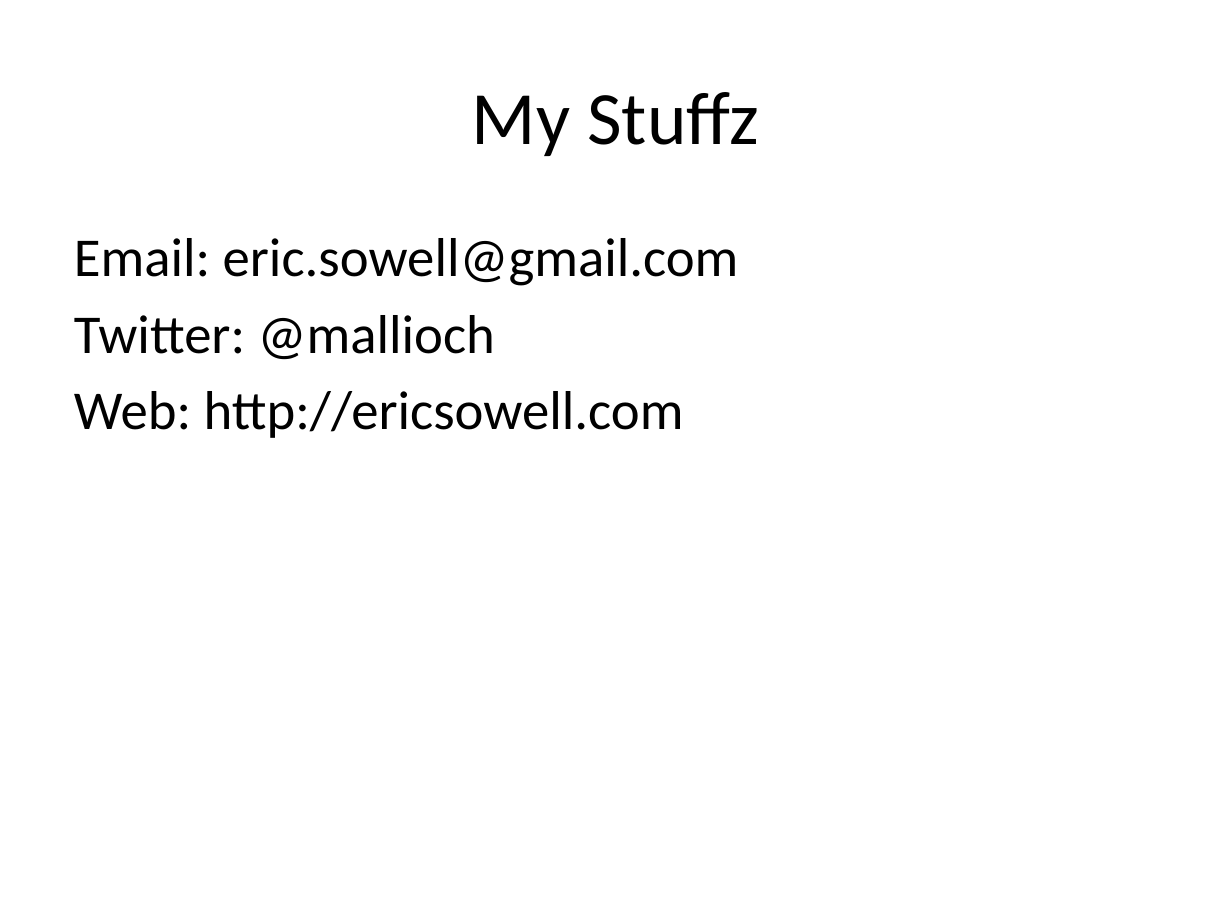
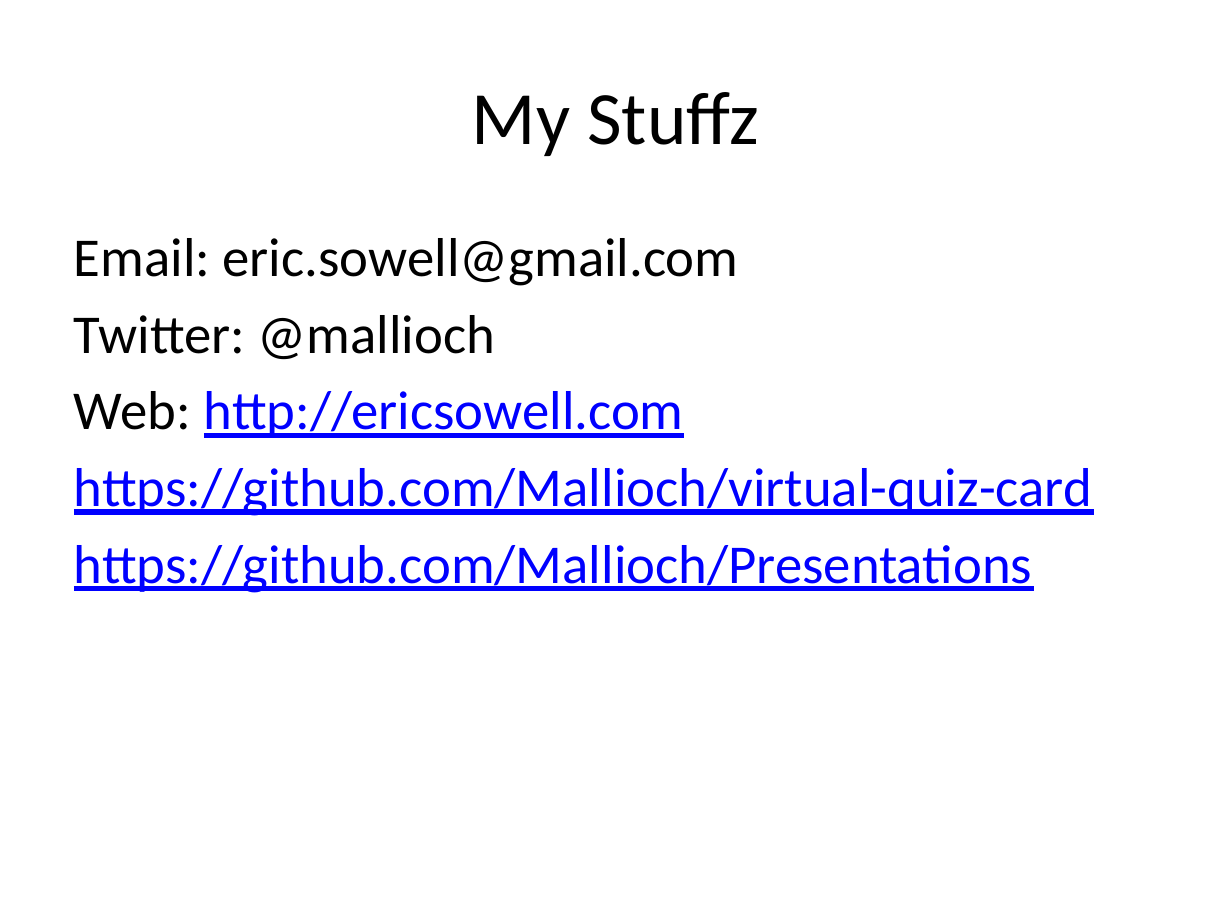
Before and after one commit to Mallioch/Presentations, a slide deck: slide 14 of 2012_1_5__client_side_mvx_frameworks/2 - Comparison.pptx (slide 10 before the commit). Drawn at 1232x924 pixels with LibreOffice and Linux fonts; fonts in the diff are those of the drawing; background and template pictures are left out. Boxes give left, top, right and bottom in pixels: in the first picture for what was removed or moved away, otherwise in the second. Text is boxed around its words. In the diff, an @@ line names an element or a change of style, - is before the commit and + after.

```diff
--- a/2012_1_5__client_side_mvx_frameworks/2 - Comparison.pptx
+++ b/2012_1_5__client_side_mvx_frameworks/2 - Comparison.pptx
@@ text at bbox=[74, 391, 684, 438]: text colour #000000 to #0000FF, underline on in "http://ericsowell.com" @@
@@ text at bbox=[74, 468, 1092, 593]: paragraphs added @@
+https://github.com/Mallioch/virtual-quiz-card
+https://github.com/Mallioch/Presentations
```
Also in this commit, not shown: 4 other slides changed, 4 slides added, 3 other files.
